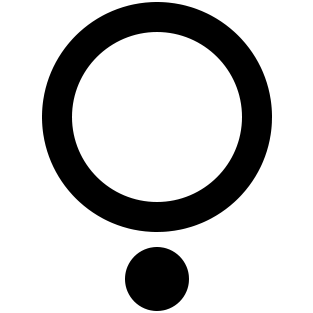
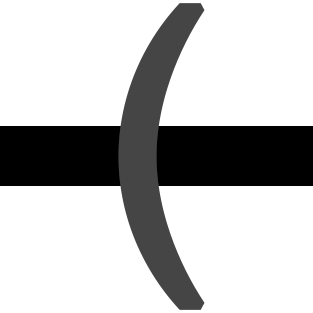
Before/after of a (313, 313) layered artwork. What changed in the layer stack:
hid "dot" over [125, 247, 189, 311]
hid "Ellipse 1" over [42, 2, 272, 232]
added layer "(" above "bar" over [118, 3, 205, 310]
renamed "Shape 1" to "bar", showed it, painted on it over [0, 2, 313, 186]
